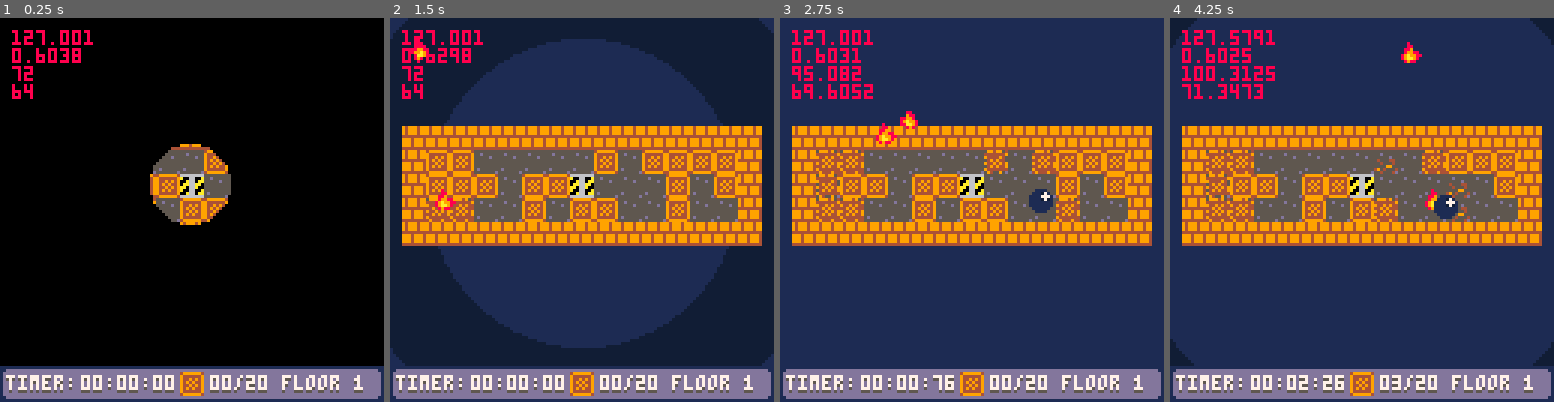
Above: before the commit, frames 1-4 (left to right).
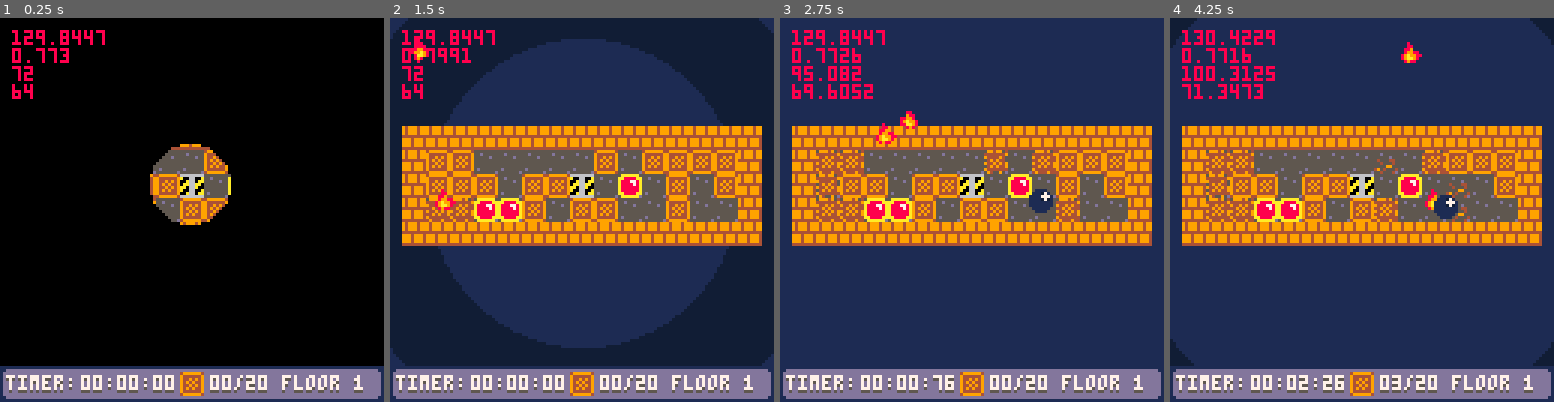
Above: after the commit, the same moments.

Repository: SHKBRD/P8CrateBall
Game: PICO-8 cartridge balltest24.p8
Same seed, same stepped clock (60 frames per second), same inputs: the game is played once before the commit and once after it.
Inputs:
- Up to frame 1 (0.25 s): no input
- Up to frame 2 (1.5 s): tap X (X key) at 0.33, 1.07 s; tap O (Z key) at 0.7 s
- Up to frame 3 (2.75 s): hold Right 1.6-2.1 s; tap O (Z key) at 1.7, 2.1, 2.5 s; tap X (X key) at 1.85 s; hold Up 2.15-2.42 s; hold Right from 2.47 s (still down)
- Up to frame 4 (4.25 s): tap O (Z key) every 0.4 s from 2.9 to 4.1 s; tap X (X key) at 2.97, 4.08 s; release Right at 3.03 s; hold Left 3.08-3.58 s; hold Down 3.63-3.97 s; hold Right from 4.02 s (still down)

The runs differ from the first frame. In frame 1, 0.4% of the frame differs, in the area x 9-61%, y 3-47%; in frame 2, 1.4%; in frame 3, 1.4%; in frame 4, 1.4%, in the area x 6-66%, y 3-54%.

Commit message:
add switch initialization+placement

Diff:
--- a/balltest24.p8
+++ b/balltest24.p8
@@ -64,6 +64,7 @@
 	play_state = 0
 	cratesbroken = 0
 	cratestotal = 10
+	switchtotal = 3
 	leave_state = 1
 	floor_won = false
 
@@ -503,6 +504,26 @@
 		fr.vy = 0.3*diry
 		fr.fric = 0
 		fr.z = 7
+	end
+
+	for switch=1,switchtotal do
+		repeat
+		rx = 8*flr(rnd(lev_w))+offx
+		ry = 8*flr(rnd(lev_h))+offy
+		until not is_actor_there(rx, ry)
+
+		load_actor(58, rx, ry)
+		--[[
+		local sw = o[#o]
+
+		sw.acts_col = false
+		sw.damage = 0
+		sw.colx = 0.5
+		sw.coly = 0.5
+		sw.colw = 7
+		sw.colh = 7
+		sw.z = 2
+		]]
 	end
 
 end
